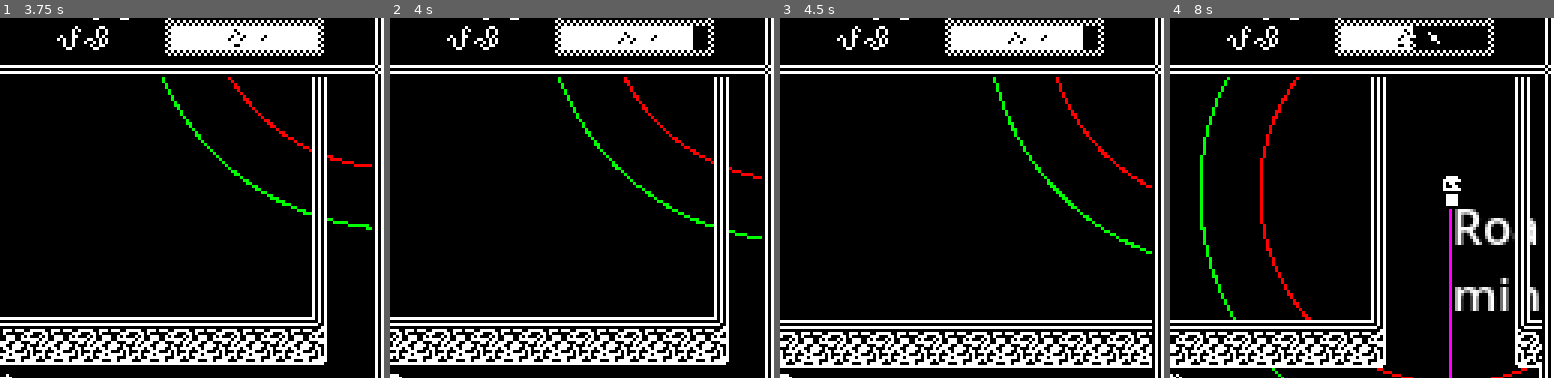
Above: before the commit, frames 1-4 (left to right).
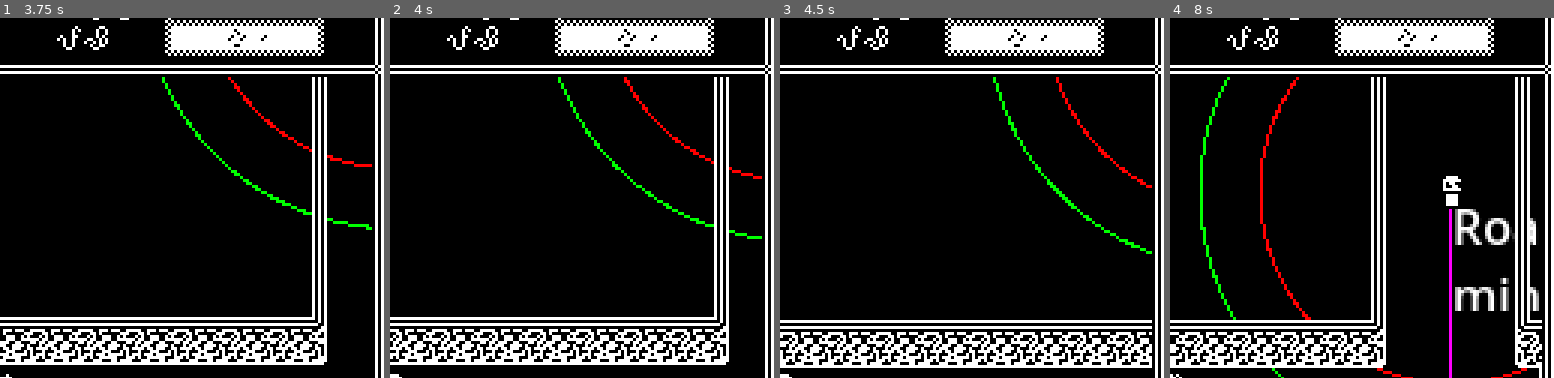
Above: after the commit, the same moments.

Repository: youknowedo/parasito
Game: Godot game, scene res://scenes/Master.tscn
Same seed, same stepped clock (60 frames per second), same inputs: the game is played once before the commit and once after it.
Inputs (mouse positions are % of the whole screen's width and height, from its top left):
- Up to frame 1 (3.75 s): tap Enter at 0.5, 2 s; move the mouse to (72, 45) at 0.52 s; hold D (move_right) 0.53-1.28 s; click (72, 45) at 0.6 s; tap Space at 1.25, 2.75 s; move the mouse to (30, 55) at 1.27 s; hold S (move_down) 1.28-2.03 s; right-click (30, 55) at 1.35 s; move the mouse to (60, 28) at 2.02 s; hold D (move_right) 2.03-2.78 s; hold E (tertiary_action) 2.03-2.78 s; move the mouse to (45, 70) at 2.77 s; hold W (move_up) 2.78-3.53 s; click (45, 70) at 2.85 s; move the mouse to (80, 65) at 3.52 s; hold A (move_left) from 3.53 s (still down); right-click (80, 65) at 3.6 s
- Up to frame 2 (4 s): keep holding A (move_left)
- Up to frame 3 (4.5 s): keep holding A (move_left); move the mouse to (20, 35) at 4.27 s; tap E (tertiary_action) at 4.35 s
- Up to frame 4 (8 s): move the mouse to (55, 50) at 5.02 s; release A (move_left) at 5.03 s; hold S (move_down) 5.03-5.78 s; click (55, 50) at 5.1 s; move the mouse to (35, 25) at 5.77 s; hold D (move_right) 5.78-6.53 s; right-click (35, 25) at 5.85 s; move the mouse to (72, 45) at 6.52 s; hold W (move_up) 6.53-7.28 s; hold E (tertiary_action) 6.53-7.28 s; move the mouse to (30, 55) at 7.27 s; hold D (move_right) from 7.28 s (still down); click (30, 55) at 7.35 s
The pictures show only the part of the screen within x 50-100%, y 6-56%; the shares and areas given below are measured in that part.

Frame 1 is identical in both runs. In frame 2, 0.4% of the frame differs, in the area x 59-83%, y 2-9%; in frame 3, 0.4%; in frame 4, 1.3%.

Commit message:
Collision bugs

Diff:
--- a/scripts/entities/Hostile.gd
+++ b/scripts/entities/Hostile.gd
@@ -39,17 +39,18 @@
 func _process(_delta: float) -> void:
 	if attack_target && attack_target.health <= 0:
 		attack_target = null
-		collision_mask = 0b0111
+		collision_mask = 0b0000
 
 	queue_redraw()
 
 func on_body_entered_vision_range(body: Node2D):
+	if attack_target:
+		return
 	if !body.is_in_group("player"):
 		return
+	print(body.name + " entered vision range of " + name)
 
 	attack_target = body
-	in_attack_range = false
-	collision_mask = 0b0101
 
 	_on_body_entered_vision_range(body)
 
@@ -59,9 +60,9 @@
 func on_body_exited_vision_range(body: Node2D):
 	if body != attack_target:
 		return
+	print(body.name + " exited vision range  of " + name)
 
 	attack_target = null
-	collision_mask = 0b0111
 
 	_on_body_exited_vision_range(body)
 
@@ -71,6 +72,7 @@
 func on_body_entered_attack_range(body: Node2D):
 	if body != attack_target:
 		return
+	print(body.name + " entered attack range of " + name)
 
 	in_attack_range = true
 
@@ -82,6 +84,7 @@
 func on_body_exited_attack_range(body: Node2D):
 	if body != attack_target:
 		return
+	print(body.name + " exited attack range of " + name)
 
 	in_attack_range = false
 
--- a/scripts/entities/Player.gd
+++ b/scripts/entities/Player.gd
@@ -24,7 +24,7 @@
 	if master.started && passive_damage_timer > 0:
 		passive_damage_timer -= _delta
 		if passive_damage_timer <= 0:
-			damage(1, null)
+			# damage(1, null)
 			passive_damage_timer = passive_damage_timer_duration
 
 func _on_health_set(_new_health: int, _max_health: int) -> void:
--- a/scripts/entities/hostiles/hosts/Grunt.gd
+++ b/scripts/entities/hostiles/hosts/Grunt.gd
@@ -7,7 +7,7 @@
 var attack_again = false
 
 func process_and_skip(_delta: float):
-	text.text = str(attack_target.name) if attack_target else ""
+	text.text = state_machine.state.name
 	return false
 
 func primary_action():
--- a/scripts/state_machines/states/player/Possessing.gd
+++ b/scripts/state_machines/states/player/Possessing.gd
@@ -4,7 +4,6 @@
 	entity.host.connect("health_set", on_host_health_set)
 	entity.collision_layer = 0b0000
 	entity.visible = false
-	entity.host.collision_layer = 0b0110
 
 func update(_delta: float) -> void:
 	if Input.is_action_just_pressed("tertiary_action"):
@@ -15,11 +14,15 @@
 		finished.emit(LUNGING)
 
 func exit():
+	entity.host.occupier = null
+	entity.host.attack_target = entity
+	entity.host.in_attack_range = true
 	entity.host.disconnect("health_set", on_host_health_set)
+	entity.host = null
+
 	entity.player_health_set.emit(entity.health, entity.max_health, 0, 0)
 	entity.visible = true
-	if entity.health > 0:
-		entity.host.collision_layer = 0b0100
+	entity.collision_layer = 0b0010
 
 func on_host_health_set(health: int, max_health: int) -> void:
 	entity.player_health_set.emit(entity.health, entity.max_health, health, max_health)
--- a/scripts/state_machines/states/shared/DeadState.gd
+++ b/scripts/state_machines/states/shared/DeadState.gd
@@ -1,8 +1,20 @@
 extends State
 
+var original_collision_layer: int
+var original_collision_mask: int
+
 func enter(_previous_state_path: String, _data: Dictionary = {}):
+	original_collision_layer = entity.collision_layer
+	original_collision_mask = entity.collision_mask
+
 	state_machine.animation_player.play("Dead")
-	entity.collision_layer = 0b0001
+	entity.collision_layer = 0b0000
+	entity.collision_mask = 0b0000
+	state_machine.sprite.z_index = -1
 
 	if "occupier" in entity and entity.occupier:
 		entity.occupier.state_machine.change_state("Lunging")
+
+func exit():
+	entity.collision_layer = original_collision_layer
+	entity.collision_mask = original_collision_mask
